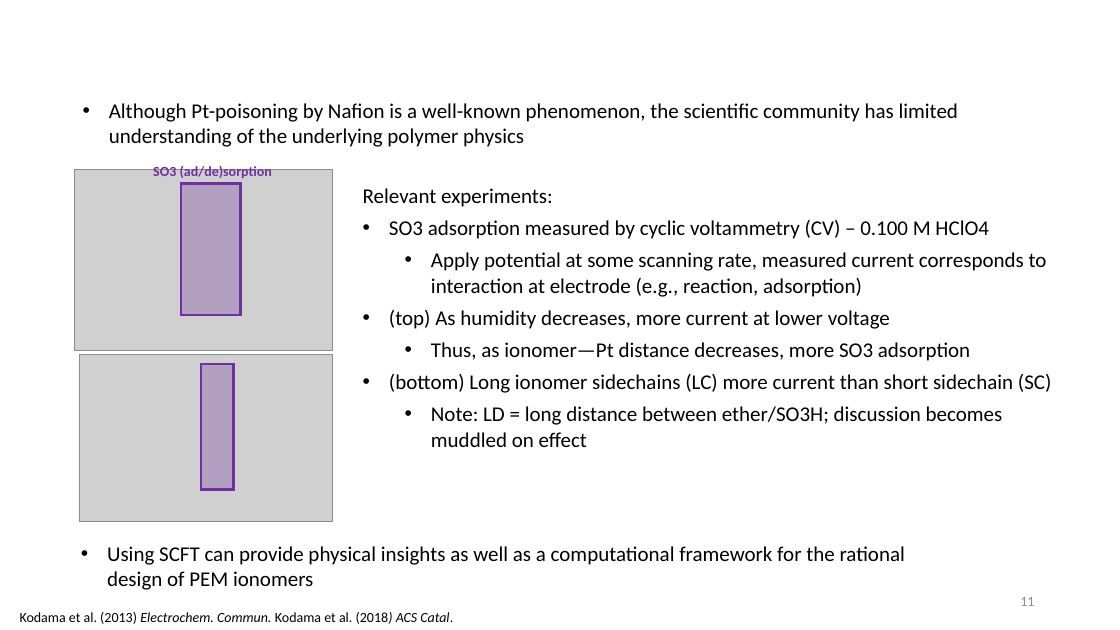
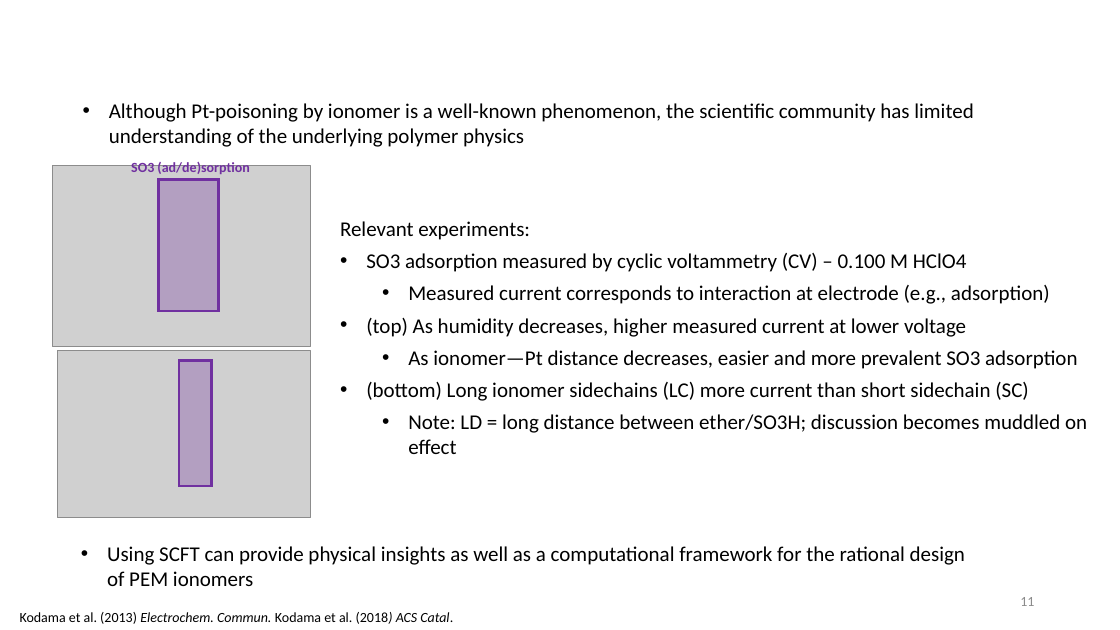
Before and after one commit to tyokokur/presentations, a slide deck: slide 11 of 20240722 NAF Intro.pptx. Drawn at 1120x630 pixels with LibreOffice and Linux fonts; fonts in the diff are those of the drawing; grey boxes stand for pictures; background and template pictures are left out. Boxes give left, top, right and bottom in pixels: in the first picture for what was removed or moved away, otherwise in the second. Text is boxed around its words. In the diff, an @@ line names an element or a change of style, - is before the commit and + after.

```diff
--- a/20240722 NAF Intro.pptx
+++ b/20240722 NAF Intro.pptx
@@ text at box(109, 103, 973, 147): text changed @@
-• Although Pt-poisoning by Nafion is a well-known phenomenon, the scientific community has limited understanding of the underlying polymer physics
+• Although Pt-poisoning by ionomer is a well-known phenomenon, the scientific community has limited understanding of the underlying polymer physics
@@ text "Relevant experiments:": place and size @@
-text "Relevant experiments:" at box(363, 188, 1052, 447)
+text "Relevant experiments:" at box(340, 221, 1087, 454)
@@ text at box(366, 285, 1077, 369): text changed @@
-  • Apply potential at some scanning rate, measured current corresponds to interaction at electrode (e.g., reaction, adsorption)
-• (top) As humidity decreases, more current at lower voltage
-  • Thus, as ionomer—Pt distance decreases, more SO3 adsorption
+  • Measured current corresponds to interaction at electrode (e.g., adsorption)
+• (top) As humidity decreases, higher measured current at lower voltage
+  • As ionomer—Pt distance decreases, easier and more prevalent SO3 adsorption
@@ 2 pictures, 2 rectangles, 1 text: place and size @@
-2 pictures, 2 rectangles, 1 text at box(74, 164, 333, 522)
+2 pictures, 2 rectangles, 1 text at box(52, 160, 311, 518)
@@ text "Using SCFT can provide physical ..." rewrapped from box(107, 546, 905, 590) to box(107, 546, 965, 586) @@
```
Also in this commit, not shown: 2 other slides changed.
